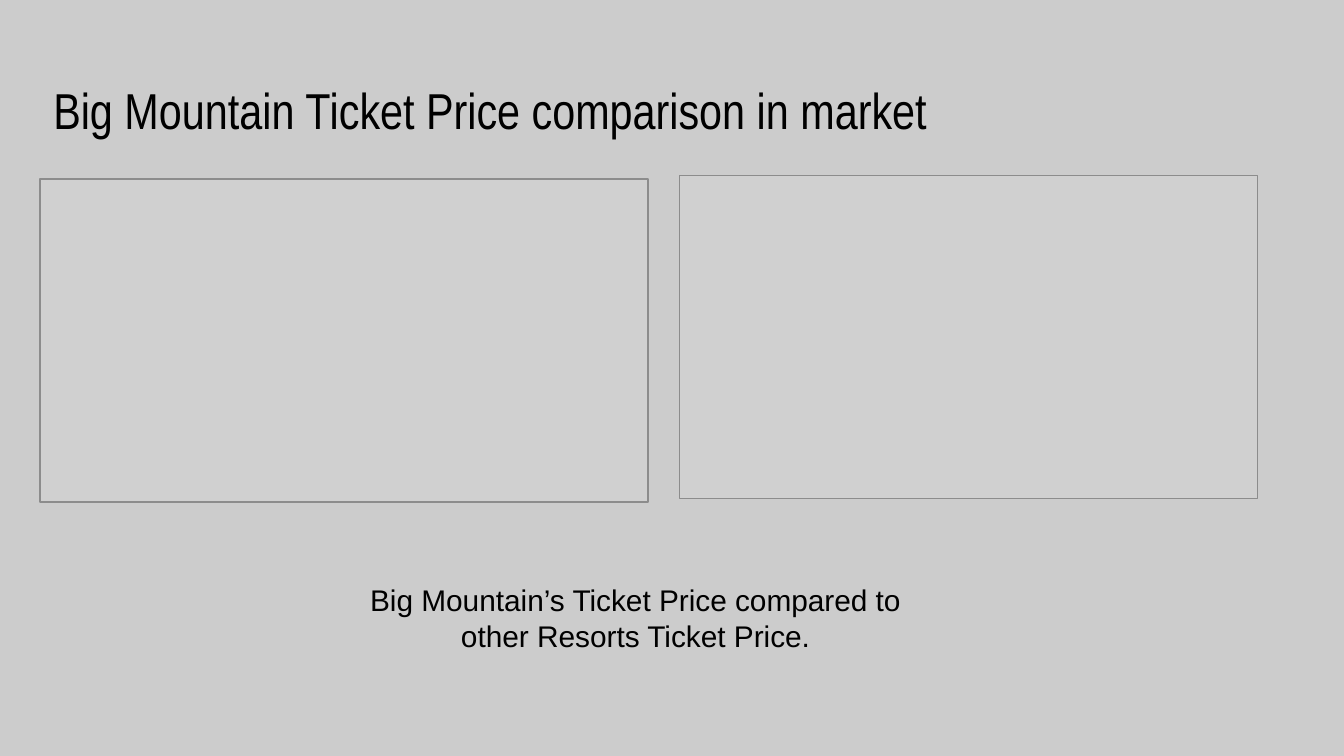
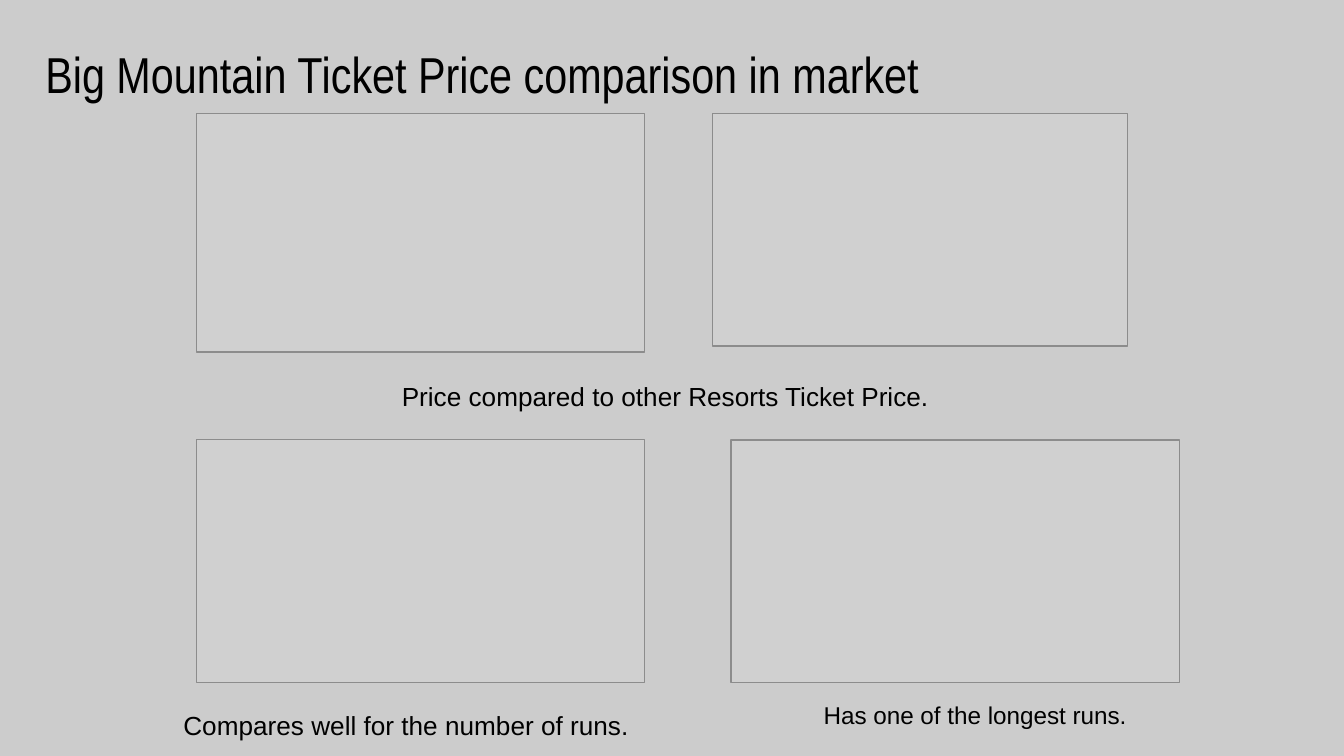
Before and after one commit to shaisid01/Data-Science, a slide deck: slide 6 of CapstoneProjects/Big Mountain Ski Resort/Docs/Project Slides.pptx. Drawn at 1344x756 pixels with LibreOffice and Linux fonts; fonts in the diff are those of the drawing; grey boxes stand for pictures. Boxes give left, top, right and bottom in pixels: in the first picture for what was removed or moved away, otherwise in the second. Text is boxed around its words. In the diff, an @@ line names an element or a change of style, - is before the commit and + after.

```diff
--- a/CapstoneProjects/Big Mountain Ski Resort/Docs/Project Slides.pptx
+++ b/CapstoneProjects/Big Mountain Ski Resort/Docs/Project Slides.pptx
@@ title "Big Mountain Ticket Price comparison ...": place and size @@
-title "Big Mountain Ticket Price comparison ..." at [53,92,926,139]
+title "Big Mountain Ticket Price comparison ..." at [45,56,918,103]
@@ picture: place and size @@
-picture at [40,179,648,503]
+picture at [196,114,645,352]
@@ picture: place and size @@
-picture at [680,176,1258,500]
+picture at [712,114,1128,347]
@@ text at [402,387,928,412]: text changed; size 16 to 14 pt @@
-Big Mountain’s Ticket Price compared to other Resorts Ticket Price.
+Price compared to other Resorts Ticket Price.
@@ picture added at [196,439,645,683] @@
@@ picture added at [731,439,1180,683] @@
@@ text added at [183,716,628,741], 14 pt, text #000000 @@
+Compares well for the number of runs.
@@ text added at [824,706,1127,729], 13 pt, text #000000 @@
+Has one of the longest runs.
```
Also in this commit, not shown: 2 other slides changed, 3 slides removed, 4 other files.
